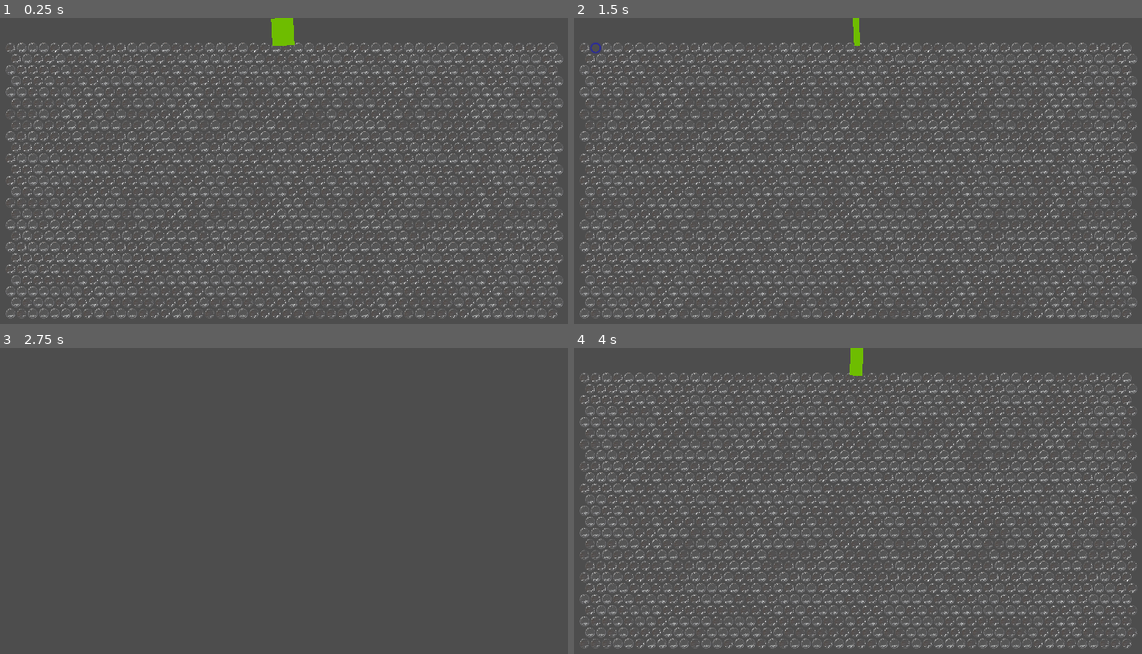
Above: before the commit, frames 1-4 (two rows, left to right).
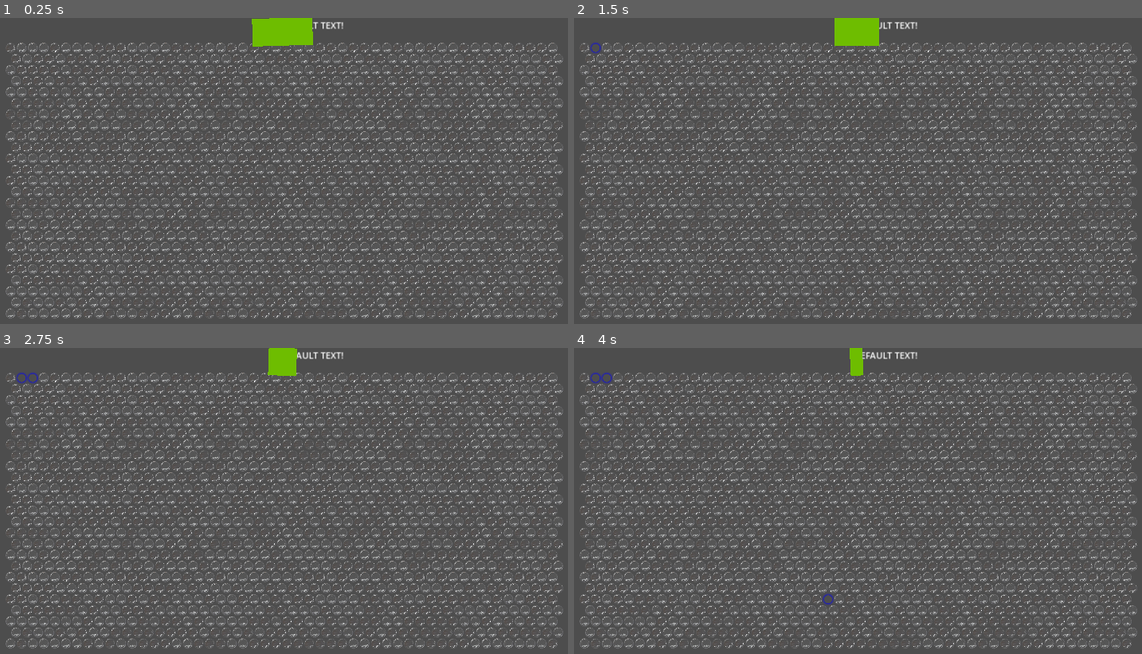
Above: after the commit, the same moments.

Repository: snappy-cobra/GGJ25
Game: Godot game, scene res://scenes/world.tscn
Two runs of this game, one before a commit and one after it. Both use one fixed random seed, a clock stepped at 60 frames per second and the inputs below.
Inputs (mouse positions are in pixels of both pictures, inside the frame that each line leads up to):
- Up to frame 1 (0.25 s): no input
- Up to frame 2 (1.5 s): tap Enter at 0.5 s; move the mouse to (585, 48) at 0.52 s; click (585, 48) at 0.67 s; move the mouse to (596, 48) at 1.27 s; click (596, 48) at 1.42 s
- Up to frame 3 (2.75 s): move the mouse to (34, 378) at 2.02 s; click (34, 378) at 2.17 s
- Up to frame 4 (4 s): tap Space at 2.75 s; move the mouse to (823, 598) at 2.77 s; click (823, 598) at 2.92 s; tap Enter at 3.5 s; move the mouse to (585, 378) at 3.52 s; click (585, 378) at 3.67 s

The runs differ from the first frame. In frame 1, 0.7% of the frame differs, in the area x 44-61%, y 0-10%; in frame 2, 0.7%; in frame 3, 14%, in the area x 0-100%, y 0-99%; in frame 4, 6.4%.

Commit message:
Add dummy label.

Diff:
--- /dev/null
+++ b/game/code/score_text.gd
@@ -0,0 +1,14 @@
+extends Label
+
+@export var teamScore: Array[int]
+@export var teamNames: Array[String]
+#func set_text(s: String):
+
+# Called when the node enters the scene tree for the first time.
+func _ready() -> void:
+	pass # Replace with function body.
+
+
+# Called every frame. 'delta' is the elapsed time since the previous frame.
+func _process(delta: float) -> void:
+	pass
--- a/game/code/world.gd
+++ b/game/code/world.gd
@@ -7,9 +7,11 @@
 var bubbles: Bubbles
 
 func _ready() -> void:
-	# debug only; don't want to wait for players
+	start_lobby()
 	start_game()
 
+func start_lobby() -> void:
+	pass
 
 func _on_tap(pos: Vector2i, player_id: String) -> void:
 	if !%Players.has_player(player_id):
--- a/game/scenes/game_logic.gd
+++ b/game/scenes/game_logic.gd
@@ -40,6 +40,8 @@
 func _on_timer_bar_game_over() -> void:
 	state_setter.call(true)
 	print("GameLogic:: Game finished!")
+	%ScoreText.text = "Hi!" # + scores.values()[0]
+	# TODO  if debug
 	%Timer.start()
 
 
--- a/game/scenes/world.tscn
+++ b/game/scenes/world.tscn
@@ -1,10 +1,11 @@
-[gd_scene load_steps=8 format=3 uid="uid://cswy8e8u3047b"]
+[gd_scene load_steps=9 format=3 uid="uid://cswy8e8u3047b"]
 
 [ext_resource type="Script" path="res://code/world.gd" id="1_le5jl"]
 [ext_resource type="Script" path="res://code/players.gd" id="2_qriy4"]
 [ext_resource type="Script" path="res://code/phoenix_input.gd" id="3_6kcq6"]
 [ext_resource type="PackedScene" uid="uid://clcyvn2gf0kae" path="res://scenes/timer_bar.tscn" id="4_j3cyd"]
 [ext_resource type="Script" path="res://scenes/game_logic.gd" id="5_7s8de"]
+[ext_resource type="Script" path="res://code/score_text.gd" id="6_0vasn"]
 
 [sub_resource type="Gradient" id="Gradient_fh1bs"]
 colors = PackedColorArray(1, 1, 1, 1, 1, 1, 1, 1)
@@ -45,6 +46,31 @@
 position = Vector2(8, 8)
 texture = SubResource("GradientTexture2D_661np")
 
+[node name="Lobby" type="Control" parent="."]
+layout_mode = 3
+anchors_preset = 0
+
+[node name="ScoreView" type="Control" parent="Lobby"]
+layout_mode = 3
+anchors_preset = 0
+
+[node name="ScoreText" type="Label" parent="Lobby/ScoreView"]
+unique_name_in_owner = true
+layout_mode = 0
+offset_left = 383.0
+offset_top = 2.0
+offset_right = 873.0
+offset_bottom = 79.0
+text = "DEFAULT TEXT!"
+horizontal_alignment = 1
+script = ExtResource("6_0vasn")
+
+[node name="GridContainer" type="GridContainer" parent="Lobby"]
+offset_left = -7.0
+offset_top = 52.0
+offset_right = 33.0
+offset_bottom = 92.0
+
 [connection signal="start" from="." to="TimerBar" method="_on_world_start"]
 [connection signal="start" from="." to="GameLogic" method="_on_world_start"]
 [connection signal="player_join" from="PhoenixInput" to="." method="_on_player_join"]
--- a/game/timer_bar.gd
+++ b/game/timer_bar.gd
@@ -5,7 +5,7 @@
 signal game_over()
 
 var round_time: float = 0
-var round_limit: float = 4
+var round_limit: float = 10
 var window_size = DisplayServer.window_get_size()
 var is_tweening = false
 var tween:Tween
Not shown, added: game/GGJ25.sln
